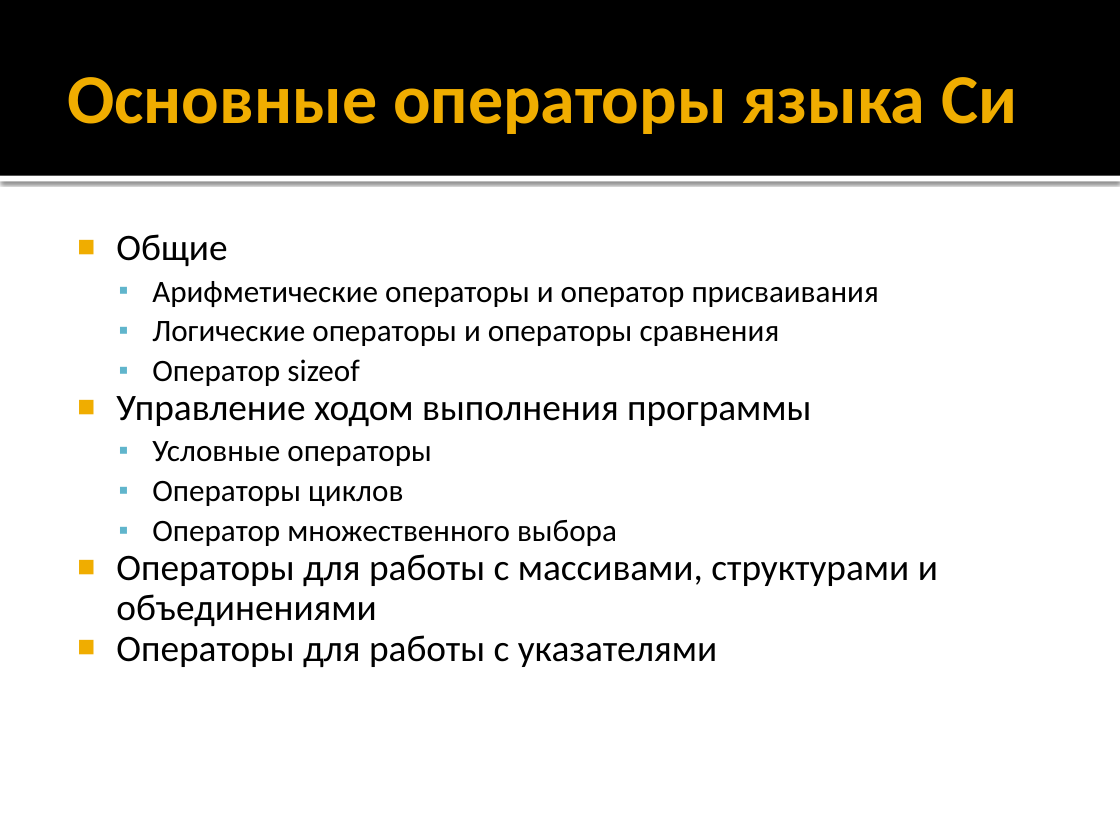
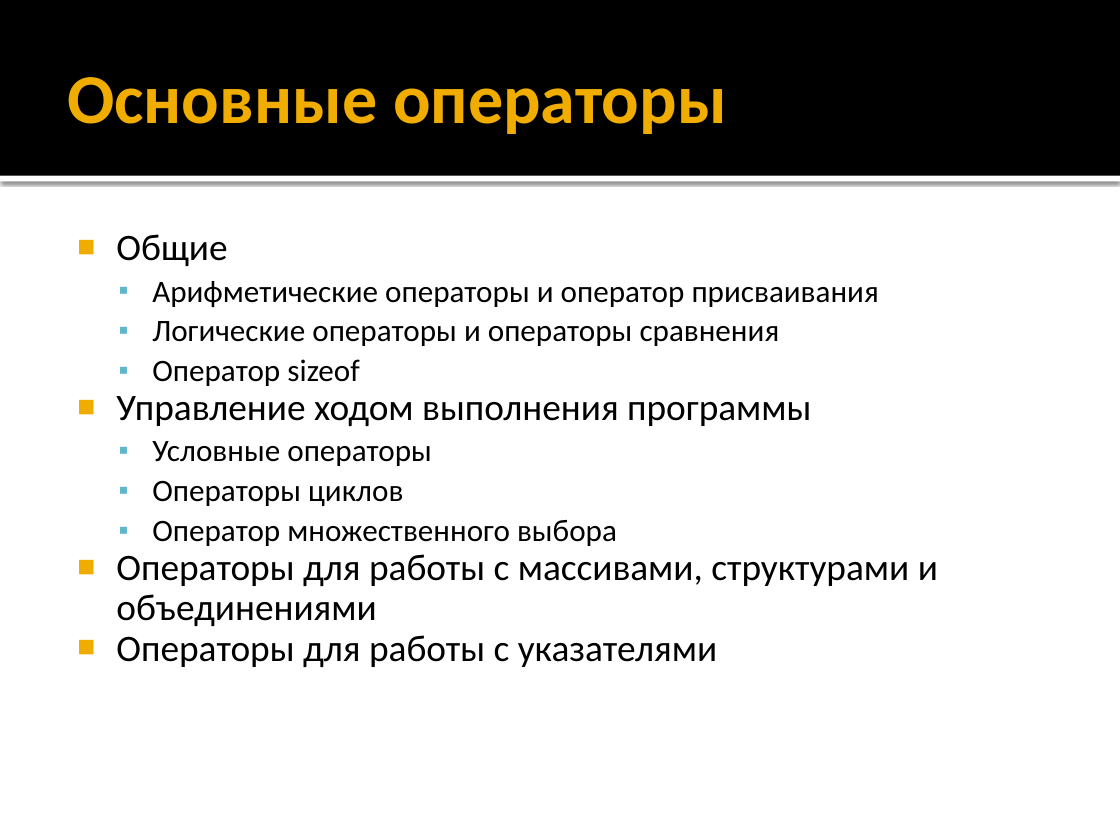
Before and after one commit to alexey-malov/oop, a slide deck: slide 40 of lectures/01/Синтаксис C++.pptx (slide 39 before the commit). Drawn at 1120x840 pixels with LibreOffice and Linux fonts; fonts in the diff are those of the drawing. Boxes give left, top, right and bottom in pixels: in the first picture for what was removed or moved away, otherwise in the second. Text is boxed around its words. In the diff, an @@ line names an element or a change of style, - is before the commit and + after.

```diff
--- a/lectures/01/Синтаксис C++.pptx
+++ b/lectures/01/Синтаксис C++.pptx
@@ title at bbox=[67, 77, 727, 134]: text changed @@
-Основные операторы языка Си
+Основные операторы
```
Also in this commit, not shown: 10 other slides changed, 3 slides added, 33 other files.
